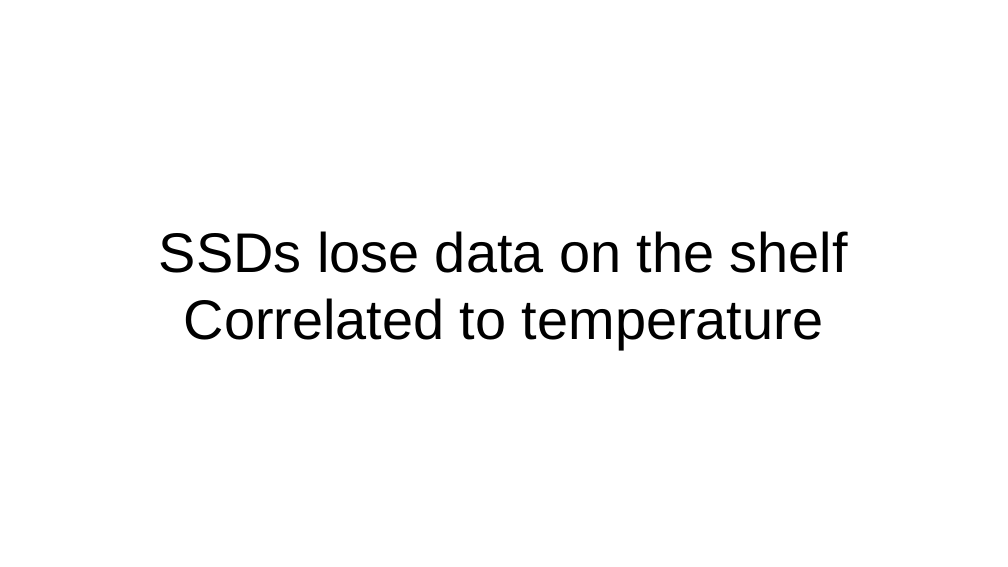
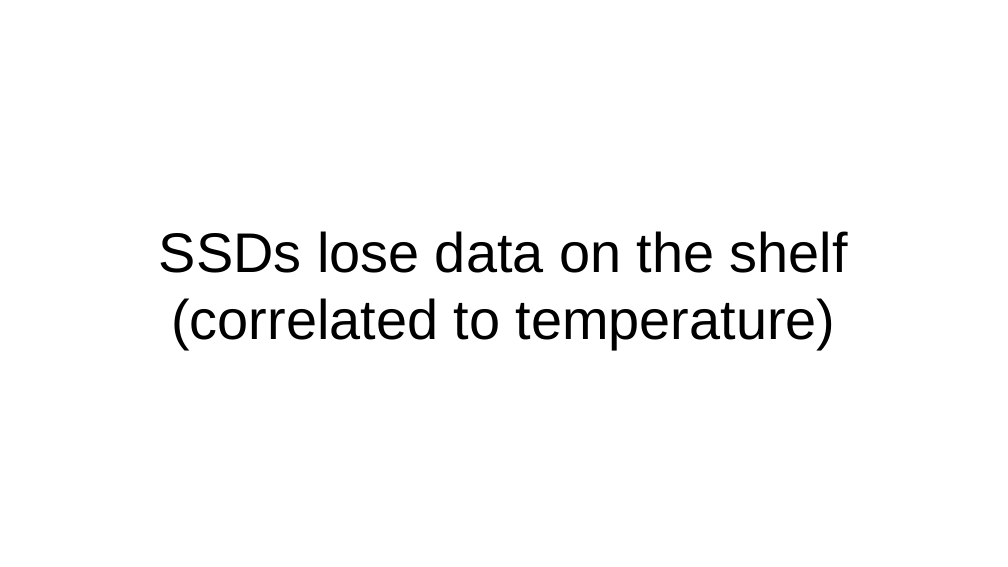
Before and after one commit to tebeka/talks, a slide deck: slide 30 of data-management/data-management.odp. Drawn at 1008x567 pixels with LibreOffice and Linux fonts; fonts in the diff are those of the drawing. Boxes give left, top, right and bottom in pixels: in the first picture for what was removed or moved away, otherwise in the second. Text is boxed around its words. In the diff, an @@ line names an element or a change of style, - is before the commit and + after.

```diff
--- a/data-management/data-management.odp
+++ b/data-management/data-management.odp
@@ title at box(159, 231, 848, 349): text changed @@
-SSDs lose data on the shelf
-Correlated to temperature
+SSDs lose data on the shelf
+(correlated to temperature)
```
Also in this commit, not shown: 8 other slides changed, 1 slide added.
